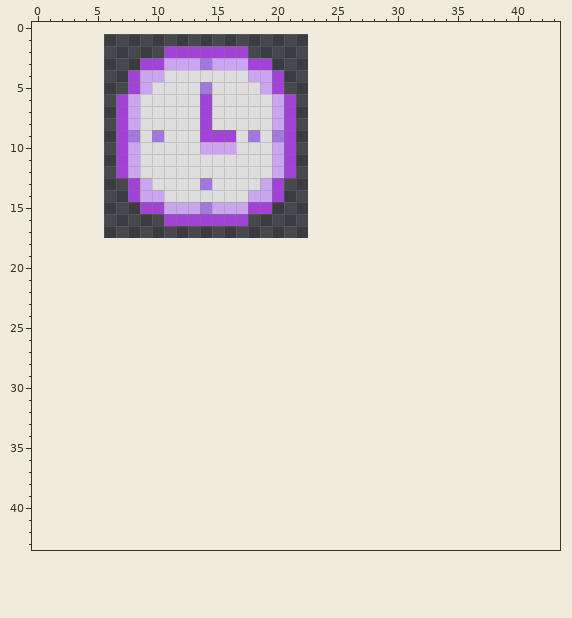
Pixel-art sprite, stored at src/assets/footerClock.png. Above is the file before it was changed.
The file is 17x17 pixels. The old version is drawn lined up with the new one, on the new canvas.
The same view after the edit:
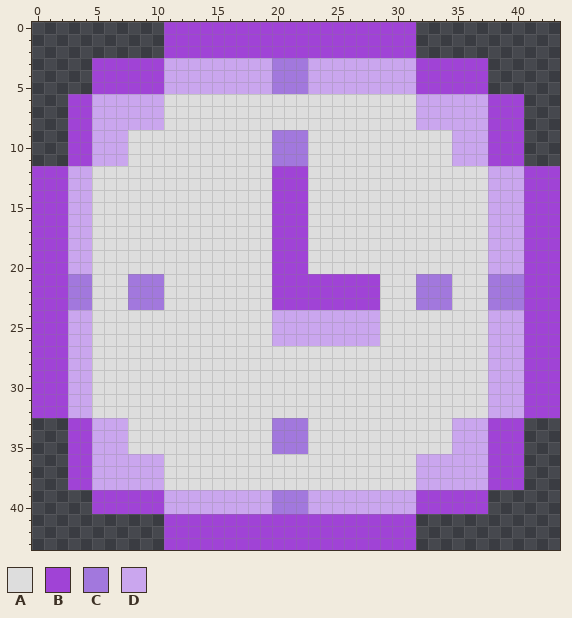
Palette (. is transparent): A #dddddd  B #a043d6  C #a278dd  D #caa6ee
Diff:
canvas 17x17 -> 44x44, the old top-left corner now at 6,1
y 0..1: x 11..31 ..................... -> BBBBBBBBBBBBBBBBBBBBB
y 2: x 18..31 .............. -> BBBBBBBBBBBBBB
y 3: x 5..8 .... -> BBBB; x 14 C -> D; x 18..37 BB.................. -> DDCCCDDDDDDDDDBBBBBB
y 4: x 5..7 ... -> BBB; x 9..17 DDAAAAAAA -> BBDDDDDDD; x 20..37 B................. -> CCCDDDDDDDDDBBBBBB
y 5: x 5..7 ... -> BBB; x 9..18 DAAAACAAAA -> BBDDDDDDDD; x 20..37 B................. -> CCCDDDDDDDDDBBBBBB
y 6..8: x 3..7 ....B -> BBDDD; x 9..10 AA -> DD; x 14 B -> A; x 20..40 DB................... -> AAAAAAAAAAAADDDDDDBBB
y 9: x 3..8 ....BC -> BBDDDA; x 10 C -> A; x 14..16 BBB -> AAA; x 18 C -> A; x 21..40 B................... -> CCAAAAAAAAAAAADDDBBB
y 10: x 3..8 ....BD -> BBDDDA; x 14..16 DDD -> AAA; x 20..40 DB................... -> CCCAAAAAAAAAAAADDDBBB
y 11: x 3..8 ....BD -> BBDDDA; x 20..40 DB................... -> CCCAAAAAAAAAAAADDDBBB
y 12: x 0..8 .......BD -> BBBDDAAAA; x 20 D -> B; x 22..43 ...................... -> BAAAAAAAAAAAAAAADDDBBB
y 13: x 0..9 ........BD -> BBBDDAAAAA; x 14 C -> A; x 19 D -> A; x 21..43 ....................... -> BBAAAAAAAAAAAAAAADDDBBB
y 14: x 0..10 ........BDD -> BBBDDAAAAAA; x 18..19 DD -> AA; x 21..43 ....................... -> BBAAAAAAAAAAAAAAADDDBBB
y 15: x 0..43 .........BBDDDCDDDBB........................ -> BBBDDAAAAAAAAAAAAAAABBBAAAAAAAAAAAAAAADDDBBB
y 16: x 0..43 ...........BBBBBBB.......................... -> BBBDDAAAAAAAAAAAAAAABBBAAAAAAAAAAAAAAADDDBBB
y 17..20: x 0..43 ............................................ -> BBBDDAAAAAAAAAAAAAAABBBAAAAAAAAAAAAAAADDDBBB
y 21..23: x 0..43 ............................................ -> BBBCCAAACCCAAAAAAAAABBBBBBBBBAAACCCAAACCCBBB
y 24..26: x 0..43 ............................................ -> BBBDDAAAAAAAAAAAAAAADDDDDDDDDAAAAAAAAADDDBBB
y 27..32: x 0..43 ............................................ -> BBBDDAAAAAAAAAAAAAAAAAAAAAAAAAAAAAAAAADDDBBB
y 33..35: x 3..40 ...................................... -> BBDDDAAAAAAAAAAAACCCAAAAAAAAAAAADDDBBB
y 36..38: x 3..40 ...................................... -> BBDDDDDDAAAAAAAAAAAAAAAAAAAAADDDDDDBBB
y 39..40: x 5..37 ................................. -> BBBBBBDDDDDDDDDCCCDDDDDDDDDBBBBBB
y 41..43: x 11..31 ..................... -> BBBBBBBBBBBBBBBBBBBBB
Boxes around the changes in both pictures, in picture pixels (x1, y1, x2, y2):
changed: (32, 22, 560, 550)
